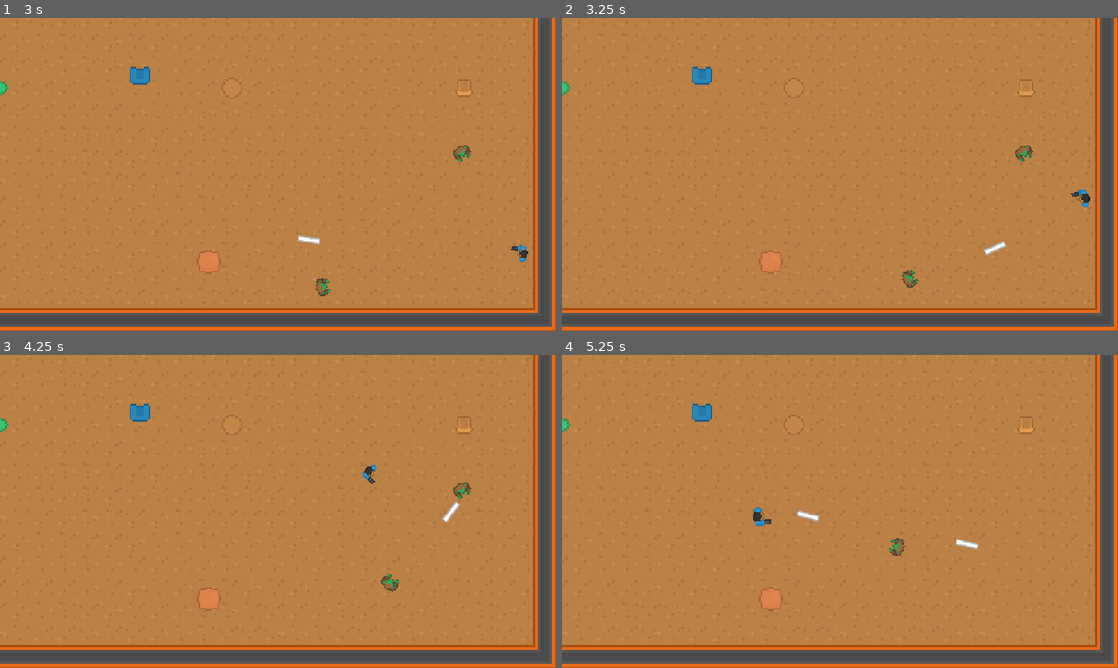
Above: before the commit, frames 1-4 (two rows, left to right).
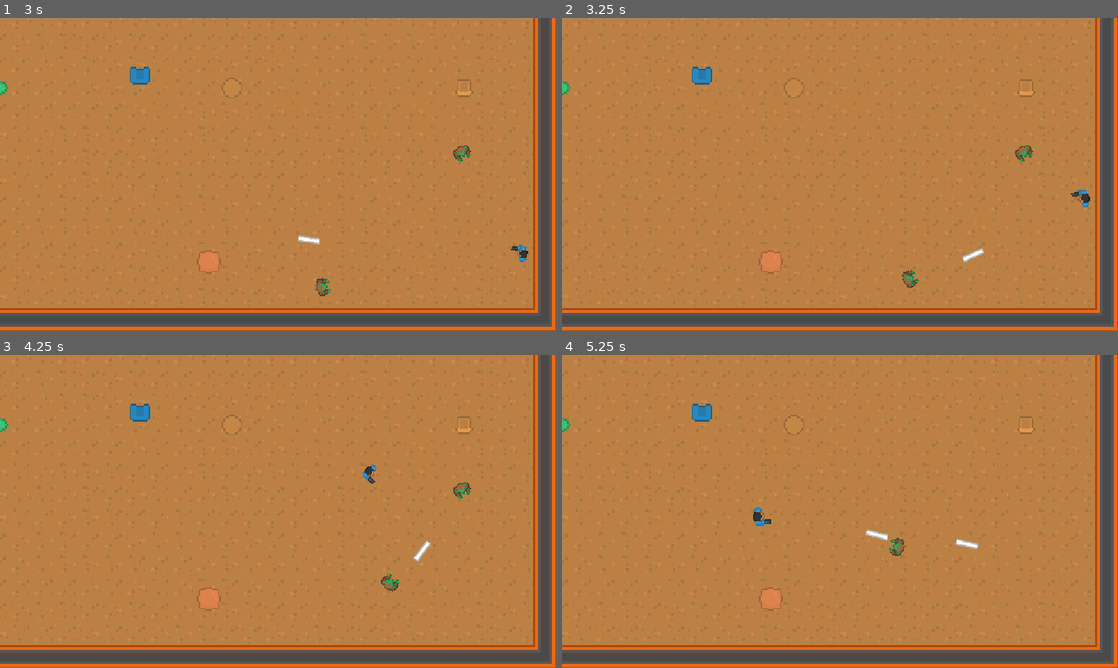
Above: after the commit, the same moments.

Repository: Frickerson/Brackeys_2026.2
Game: Godot game, scene res://Game/Levels/LevelOne.tscn
Same seed, same stepped clock (60 frames per second), same inputs: the game is played once before the commit and once after it.
Inputs (mouse positions are in pixels of both pictures, inside the frame that each line leads up to):
- Up to frame 1 (3 s): move the mouse to (400, 158) at 0.52 s; hold D (Player_Move_Right) 0.53-1.28 s; click (400, 158) at 0.6 s; move the mouse to (166, 190) at 1.27 s; hold S (Player_Move_Down) 1.28-2.03 s; click (166, 190) at 1.35 s; move the mouse to (333, 105) at 2.02 s; hold D (Player_Move_Right) 2.03-2.78 s; click (333, 105) at 2.1 s; move the mouse to (250, 237) at 2.77 s; hold W (Player_Move_Up) from 2.78 s (still down); click (250, 237) at 2.85 s
- Up to frame 2 (3.25 s): keep holding W (Player_Move_Up)
- Up to frame 3 (4.25 s): move the mouse to (444, 558) at 3.52 s; release W (Player_Move_Up) at 3.53 s; hold A (Player_Move_Left) from 3.53 s (still down); click (444, 558) at 3.6 s; tap R (Player_Reload, bound only after the commit) at 4.15 s
- Up to frame 4 (5.25 s): move the mouse to (673, 464) at 4.27 s; click (673, 464) at 4.35 s; move the mouse to (867, 511) at 5.02 s; release A (Player_Move_Left) at 5.03 s; hold S (Player_Move_Down) from 5.03 s (still down); click (867, 511) at 5.1 s

Frame 1 is identical in both runs. In frame 2, 0.2% of the frame differs, in the area x 72-80%, y 71-78%; in frame 3, 0.2%; in frame 4, 0.2%, in the area x 42-59%, y 49-60%.

Commit message:
Add ammo

Diff:
--- a/Game/Objects/Enemy/Enemy.gd
+++ b/Game/Objects/Enemy/Enemy.gd
@@ -10,6 +10,7 @@
 @export var MoveSpeed : float = 200.0
 @export var MinMoveRange : float = 100
 @export var MaxMoveRange : float = 300
+@export var UseAmmo : bool = false
 
 @onready var PlayerRef : Player = get_tree().get_first_node_in_group("Player")
 
@@ -19,6 +20,7 @@
 	if DefaultWeapon != null:
 		EquippedWeapon = DefaultWeapon.instantiate()
 		AttackLocation.add_child(EquippedWeapon)
+		EquippedWeapon._toggle_auto_reload(!UseAmmo)
 
 	RayCast.add_exception(PlayerRef)
 	NavigationAgent.target_desired_distance = MinMoveRange
--- a/Game/Objects/Enemy/Enemy.tscn
+++ b/Game/Objects/Enemy/Enemy.tscn
@@ -34,3 +34,4 @@
 
 [node name="NavigationAgent2D" type="NavigationAgent2D" parent="." unique_id=47733685]
 target_desired_distance = 100.0
+avoidance_enabled = true
--- a/Game/Objects/Player/Player.gd
+++ b/Game/Objects/Player/Player.gd
@@ -33,11 +33,17 @@
 	rotation = direction.angle()
 
 func _input(event):
-	if EquippedWeapon != null && event.is_action("Player_Shoot"):
+	if EquippedWeapon == null:
+		return
+
+	if event.is_action("Player_Shoot"):
 		if event.pressed:
 			EquippedWeapon._toggle_attack(true)
 		if event.is_released():
 			EquippedWeapon._toggle_attack(false)
+
+	if event.is_action("Player_Reload"):
+		EquippedWeapon._reload()
 
 func _process(delta: float) -> void:
 	if IsMoving:
--- a/Game/Objects/Weapons/Base/Weapon.gd
+++ b/Game/Objects/Weapons/Base/Weapon.gd
@@ -4,27 +4,28 @@
 
 @export var AttackType: PackedScene
 @export var AttackSpeed: float = 1.0
+@export var MaxAmmo : int = 5
 
 var AttackTimer: float = 0.0
 var Enabled: bool = false
 var Ready: bool = false
+var CurrentAmmo : int = 0
+var AutoReload : bool = false
 
 func _ready() -> void:
 	Ready = true
+	CurrentAmmo = MaxAmmo
 
 func _process(delta: float) -> void:
 	if Ready:
+		if Enabled:
+			_attack()
 		return
 
 	AttackTimer += AttackSpeed * delta
 	if AttackTimer >= 1.0:
 		Ready = true
 		AttackTimer -= 1.0
-	else:
-		return
-
-	if Enabled:
-		_attack()
 
 func _toggle_attack(enable: bool) -> void:
 	if enable == Enabled:
@@ -34,10 +35,24 @@
 	if Enabled && Ready:
 		_attack()
 
+func _toggle_auto_reload(enable : bool) -> void:
+	AutoReload = enable
+
 func _attack() -> void:
+	if CurrentAmmo == 0:
+		return
+
+	if CurrentAmmo > 0:
+		CurrentAmmo -= 1
+
 	var attack = AttackType.instantiate()
 	get_tree().root.add_child(attack)
 	attack.position = global_position
 	attack.rotation = global_rotation
 
 	Ready = false
+	if CurrentAmmo == 0 && AutoReload:
+		_reload()
+
+func _reload() -> void:
+	CurrentAmmo = MaxAmmo
--- a/project.godot
+++ b/project.godot
@@ -51,6 +51,11 @@
 "events": [Object(InputEventMouseButton,"resource_local_to_scene":false,"resource_name":"","device":-1,"window_id":0,"a …(253 unchanged characters)…
 ]
 }
+Player_Reload={
+"deadzone": 0.2,
+"events": [Object(InputEventKey,"resource_local_to_scene":false,"resource_name":"","device":-1,"window_id":0,"alt_pressed":false,"shift_pressed":false,"ctrl_pressed":false,"meta_pressed":false,"pressed":false,"keycode":0,"physical_keycode":82,"key_label":0,"unicode":114,"location":0,"echo":false,"script":null)
+]
+}
 
 [physics]
 
